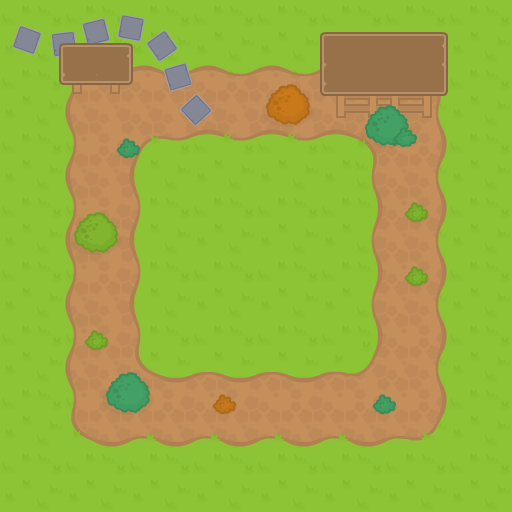
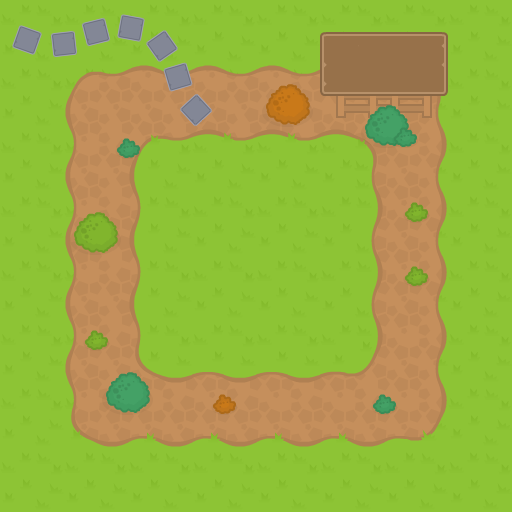
Layered file, before and after one edit (512 × 512). Changes by layer:
removed layer "ui-back" from group "ui" over left=59, top=43, right=133, bottom=94
